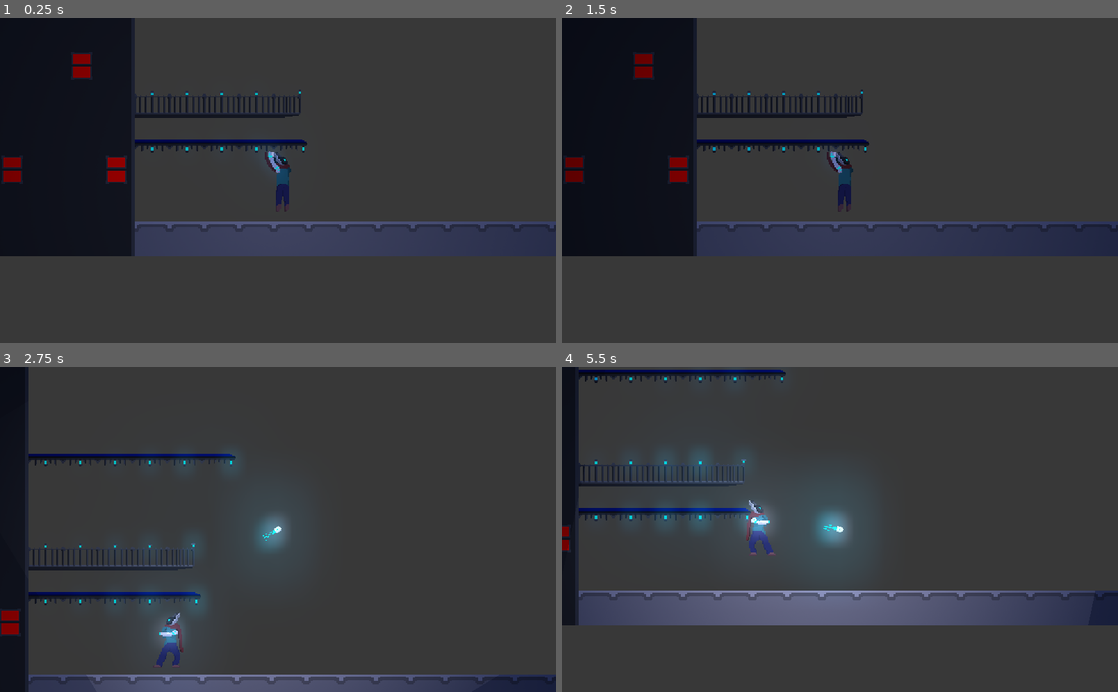
Above: before the commit, frames 1-4 (two rows, left to right).
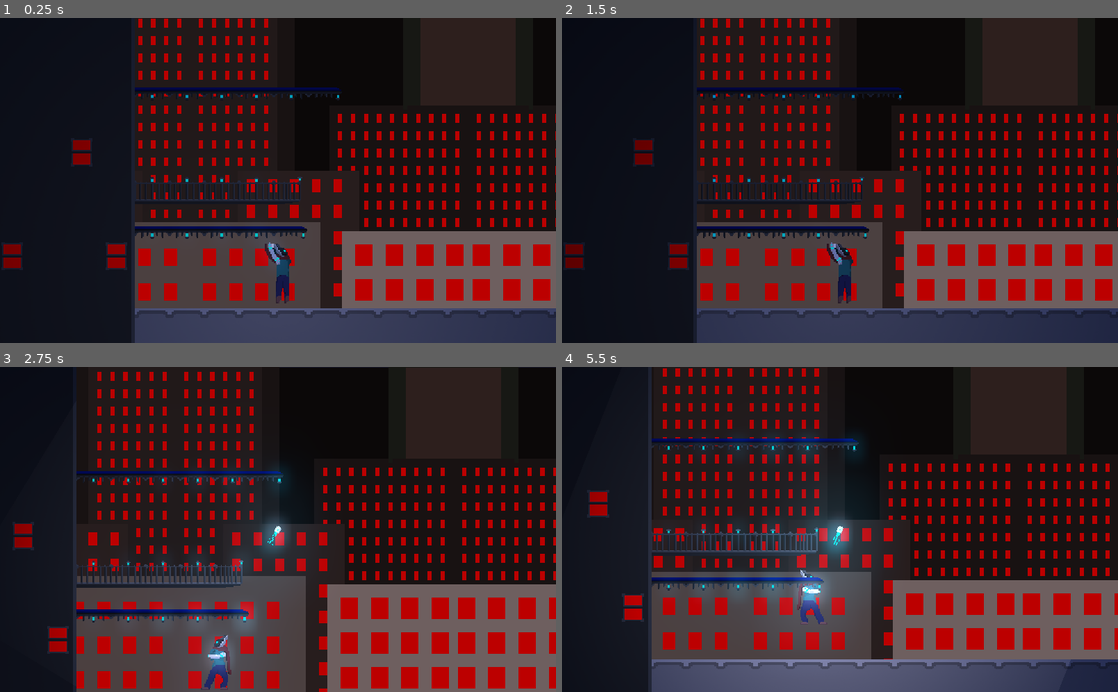
Above: after the commit, the same moments.

Repository: ectucker1/KSUJam_2020
Game: Godot game, scene res://TestStage.tscn
Same seed, same stepped clock (60 frames per second), same inputs: the game is played once before the commit and once after it.
Inputs (mouse positions are in pixels of both pictures, inside the frame that each line leads up to):
- Up to frame 1 (0.25 s): no input
- Up to frame 2 (1.5 s): tap Enter at 0.5 s; move the mouse to (962, 164) at 0.52 s; hold Shift (move_warp) 0.53-1.28 s; hold D (move_right) from 0.53 s (still down); tap Space (move_jump) at 0.77, 1.25 s; move the mouse to (728, 196) at 1.27 s; right-click (728, 196) at 1.35 s
- Up to frame 3 (2.75 s): tap Space (move_jump) at 1.52 s; tap Shift (move_warp) at 1.55, 2.3 s; tap Enter at 2 s; move the mouse to (333, 458) at 2.02 s; release D (move_right) at 2.03 s; press the mouse at (333, 458) at 2.03 s; hold A (move_left) from 2.03 s (still down)
- Up to frame 4 (5.5 s): move the mouse to (812, 594) at 2.77 s; release A (move_left) at 2.78 s; release the mouse at (812, 594) at 2.78 s; hold D (move_right) 2.78-4.28 s; tap Shift (move_warp) at 2.85, 4.55, 5.3 s; tap Space (move_jump) at 3.02, 3.77, 4.52 s; move the mouse to (1006, 578) at 3.52 s; hold Shift (move_warp) 3.53-4.28 s; move the mouse to (673, 480) at 4.27 s; hold A (move_left) 4.28-5.03 s; right-click (673, 480) at 4.35 s; move the mouse to (867, 529) at 5.02 s; press the mouse at (867, 529) at 5.03 s; hold D (move_right) from 5.03 s (still down)

The runs differ from the first frame. In frame 1, 75% of the frame differs, in the area x 0-100%, y 0-100%; in frame 2, 73%; in frame 3, 85%; in frame 4, 89%.

Commit message:
Fixed physics bugs

Diff:
--- a/Core/Dagger.tscn
+++ b/Core/Dagger.tscn
@@ -1,15 +1,16 @@
-[gd_scene load_steps=10 format=2]
+[gd_scene load_steps=11 format=2]
 
 [ext_resource path="res://Core/Dagger.gd" type="Script" id=1]
 [ext_resource path="res://Assets/Entities/shootyHand.png" type="Texture" id=2]
 [ext_resource path="res://Assets/DefaultLight.png" type="Texture" id=3]
 [ext_resource path="res://Assets/Sfx/Bounce.wav" type="AudioStream" id=4]
 [ext_resource path="res://Assets/Sfx/Flip.wav" type="AudioStream" id=5]
+[ext_resource path="res://Core/ReverseRotation.gd" type="Script" id=6]
 
 [sub_resource type="RectangleShape2D" id=1]
 extents = Vector2( 3, 2.5 )
 
-[sub_resource type="Animation" id=3]
+[sub_resource type="Animation" id=2]
 resource_name = "Dead"
 loop = true
 tracks/0/type = "value"
@@ -25,8 +26,7 @@
 "values": [ 3 ]
 }
 
-[sub_resource type="Animation" id=2]
-resource_name = "Shoot"
+[sub_resource type="Animation" id=3]
 length = 0.45
 loop = true
 step = 0.05
@@ -82,6 +82,10 @@
 
 [node name="Camera" type="Camera2D" parent="."]
 zoom = Vector2( 0.5, 0.5 )
+limit_left = 0
+limit_top = 32
+limit_right = 1600
+limit_bottom = 1568
 
 [node name="Sprite" type="Sprite" parent="."]
 position = Vector2( -1, -0.5 )
@@ -91,8 +95,8 @@
 
 [node name="AnimationPlayer" type="AnimationPlayer" parent="Sprite"]
 autoplay = "Shoot"
-anims/Dead = SubResource( 3 )
-anims/Shoot = SubResource( 2 )
+anims/Dead = SubResource( 2 )
+anims/Shoot = SubResource( 3 )
 
 [node name="Light2D" type="Light2D" parent="."]
 texture = ExtResource( 3 )
@@ -111,3 +115,18 @@
 [node name="Flip" type="AudioStreamPlayer" parent="Effects"]
 stream = ExtResource( 5 )
 volume_db = -4.039
+
+[node name="OverlapCheck" type="Node2D" parent="."]
+script = ExtResource( 6 )
+
+[node name="Down" type="RayCast2D" parent="OverlapCheck"]
+cast_to = Vector2( 0, 24 )
+
+[node name="Up" type="RayCast2D" parent="OverlapCheck"]
+cast_to = Vector2( 0, -24 )
+
+[node name="Right" type="RayCast2D" parent="OverlapCheck"]
+cast_to = Vector2( 8, 0 )
+
+[node name="Left" type="RayCast2D" parent="OverlapCheck"]
+cast_to = Vector2( -8, 0 )
--- a/Core/Player.tscn
+++ b/Core/Player.tscn
@@ -189,14 +189,11 @@
 script = ExtResource( 1 )
 
 [node name="Sprite" type="Sprite" parent="."]
-position = Vector2( 4, -32 )
+position = Vector2( 4, -8 )
 texture = ExtResource( 2 )
 vframes = 2
 hframes = 5
-frame = 8
-__meta__ = {
-"_edit_lock_": true
-}
+frame = 3
 
 [node name="AnimationPlayer" type="AnimationPlayer" parent="."]
 anims/Air = SubResource( 1 )
@@ -211,36 +208,30 @@
 parameters/Movement/playback = SubResource( 18 )
 
 [node name="Shape" type="CollisionShape2D" parent="."]
-visible = false
-position = Vector2( 0, -24 )
 shape = SubResource( 19 )
-__meta__ = {
-"_edit_lock_": true
-}
 
 [node name="Camera" type="Camera2D" parent="."]
-position = Vector2( 0, -32 )
+position = Vector2( 0, -8 )
 current = true
 zoom = Vector2( 0.5, 0.5 )
-__meta__ = {
-"_edit_lock_": true
-}
+limit_left = 0
+limit_top = 32
+limit_right = 1600
+limit_bottom = 1568
 
 [node name="Light2D" type="Light2D" parent="."]
-position = Vector2( 0, -26 )
+position = Vector2( 0, -2 )
 texture = ExtResource( 3 )
-__meta__ = {
-"_edit_lock_": true
-}
 
 [node name="AnimationPlayer" type="AnimationPlayer" parent="Light2D"]
 autoplay = "Breathe"
 anims/Breathe = SubResource( 20 )
 
 [node name="ArmSpawn" type="Position2D" parent="."]
-position = Vector2( 9, -32 )
+position = Vector2( 9, -8 )
 
 [node name="Effects" type="Node2D" parent="."]
+position = Vector2( 0, 24 )
 
 [node name="Fire" type="AudioStreamPlayer" parent="Effects"]
 stream = ExtResource( 4 )
--- a/Core/PlayerMovement.gd
+++ b/Core/PlayerMovement.gd
@@ -63,6 +63,10 @@
 		last_on_ground = 0.0
 	else:
 		last_on_ground += delta
+
+	# Bump head
+	if is_on_ceiling() and velocity.y < 0:
+		velocity.y = 0.0
 
 	# Apply directional input
 	if on_ground:
@@ -150,9 +154,22 @@
 			recall_last_pressed = 0.0
 
 		if event.is_action_pressed("move_warp"):
-			global_position = dagger.global_position
+			var offset = Vector2()
+			for cast in dagger.get_node("OverlapCheck").get_children():
+				cast.enabled = true
+				cast.force_raycast_update()
+				if cast.is_colliding():
+					var point = cast.get_collision_point()
+					offset += point - dagger.global_position
+			global_position = dagger.global_position - Vector2(8 * sign(offset.y), 24 * sign(offset.y)) + offset
+			#print(offset)
 			dagger.queue_free()
 			dagger = null
 			velocity = Vector2.ZERO
 			get_node("Camera").current = true
 			$Effects/Warp.play()
+
+
+func _on_body_shape_entered(body_id, body, body_shape, area_shape):
+	if body is StaticBody2D:
+		pass
--- /dev/null
+++ b/Core/ReverseRotation.gd
@@ -0,0 +1,5 @@
+extends Node2D
+
+
+func _process(delta: float):
+	global_rotation = 0.0
--- a/TestStage.tscn
+++ b/TestStage.tscn
@@ -1,14 +1,28 @@
-[gd_scene load_steps=4 format=2]
+[gd_scene load_steps=5 format=2]
 
 [ext_resource path="res://Core/Player.tscn" type="PackedScene" id=1]
 [ext_resource path="res://Assets/Maps/demo.tmx" type="PackedScene" id=2]
 [ext_resource path="res://Core/Effects.tscn" type="PackedScene" id=3]
+[ext_resource path="res://Assets/background.png" type="Texture" id=4]
 
 [node name="Node2D" type="Node2D"]
 
 [node name="Player" parent="." instance=ExtResource( 1 )]
-position = Vector2( 310.139, 1529.87 )
+position = Vector2( 306.375, 1510.26 )
 
 [node name="Tilemap" parent="." instance=ExtResource( 2 )]
 
 [node name="Effects" parent="." instance=ExtResource( 3 )]
+
+[node name="ParallaxBackground" type="ParallaxBackground" parent="."]
+
+[node name="ParallaxLayer" type="ParallaxLayer" parent="ParallaxBackground"]
+motion_scale = Vector2( 0.25, 0.125 )
+motion_offset = Vector2( 0, 128 )
+motion_mirroring = Vector2( 512, 0 )
+
+[node name="Sprite" type="Sprite" parent="ParallaxBackground/ParallaxLayer"]
+scale = Vector2( 4, 4 )
+texture = ExtResource( 4 )
+region_enabled = true
+region_rect = Rect2( 0, 0, 512, 128 )
Binary file added: Assets/background.png
Not shown, added: Assets/background.png.import
